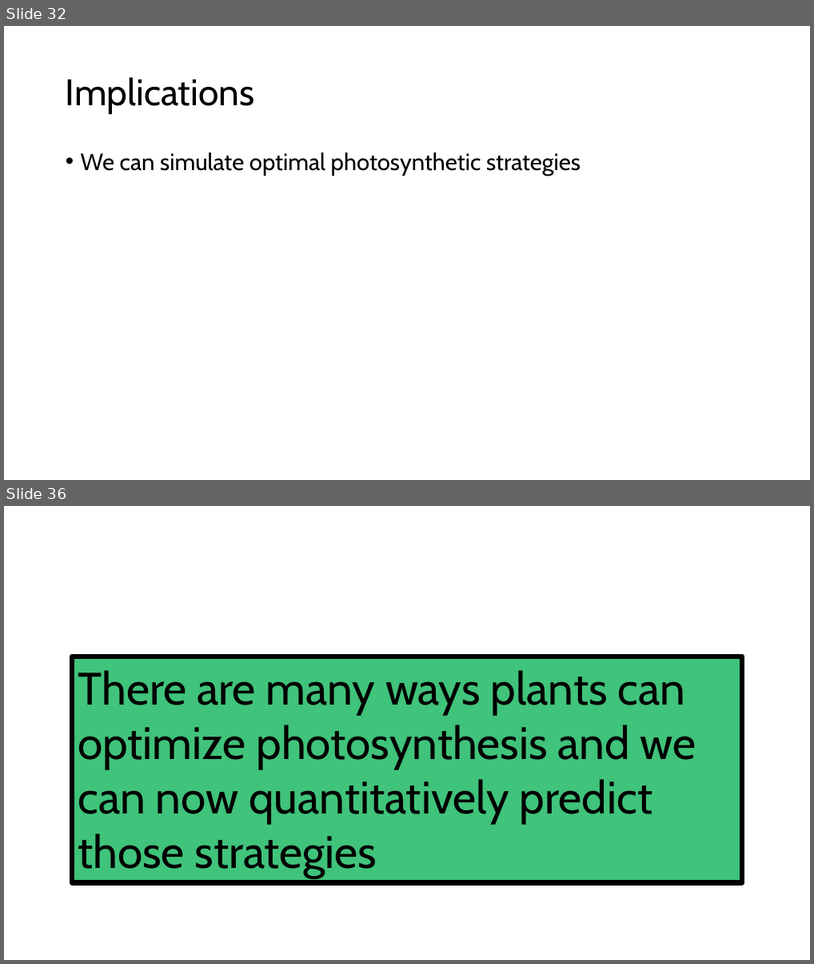
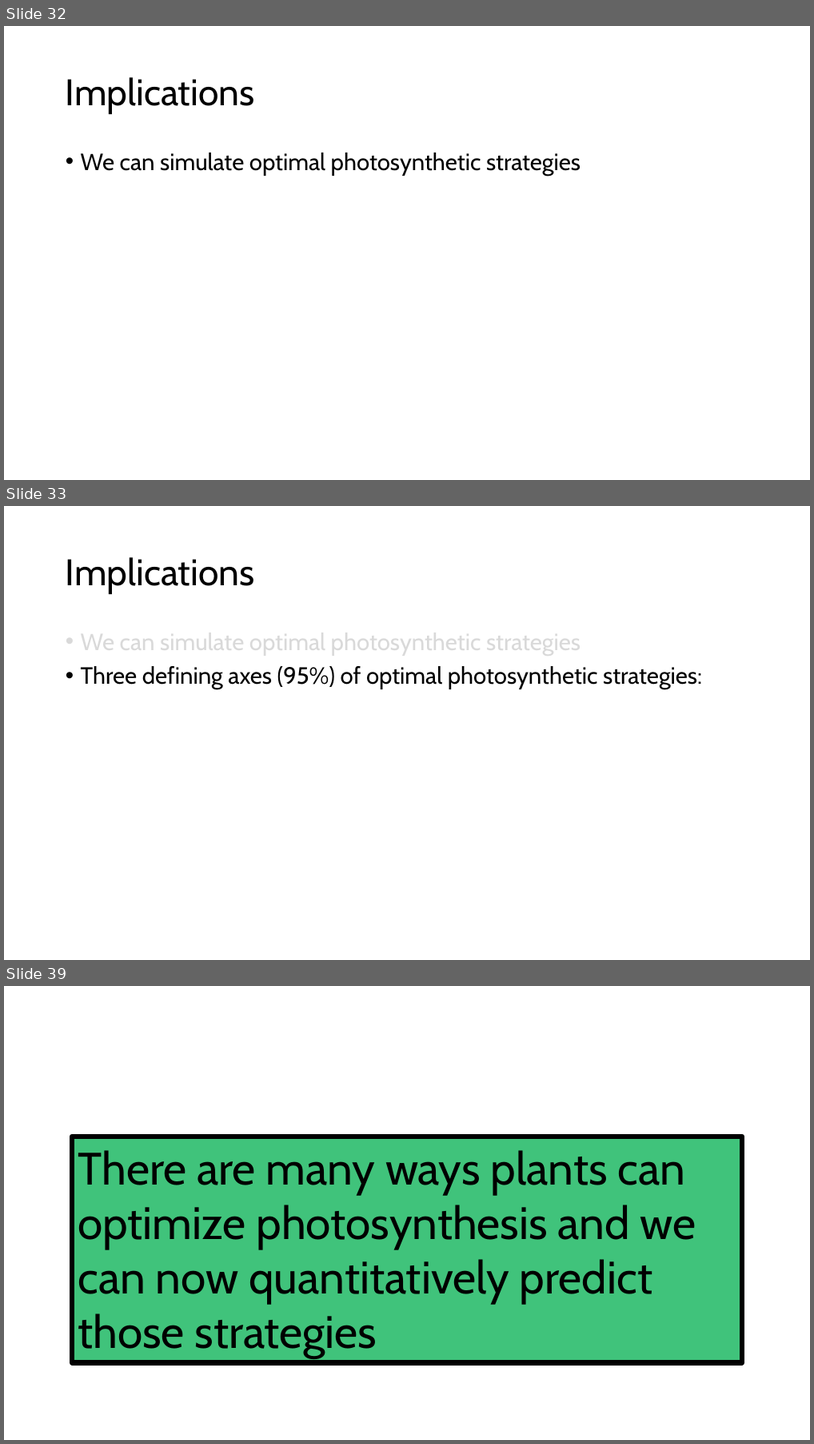
Before and after one commit to SmithEcophysLab/esa_2026, a slide deck: src/esa2026_optphoto_smith.pptx. Shown one above the other, each under a label of ours: slides 32 and 36 before the commit, slides 32, 33 and 39 after it; the slides between them are not shown. The pictures are 814x964 and 814x1444 pixels, drawn with LibreOffice and Linux fonts; fonts in the diff are those of the drawing. Boxes give left, top, right and bottom in pixels: in the first picture for what was removed or moved away, otherwise in the second. Text is boxed around its words. In the diff, an @@ line names an element or a change of style, - is before the commit and + after.

```diff
--- a/src/esa2026_optphoto_smith.pptx
+++ b/src/esa2026_optphoto_smith.pptx
@@ slide 33 added at [4,506,810,960], background #FFFFFF @@
@@ title added at [66,557,255,594], 44 pt, text #000000 @@
+Implications
@@ text added at [81,628,702,689], 28 pt, text #000000 @@
+• We can simulate optimal photosynthetic strategies
+• Three defining axes (95%) of optimal photosynthetic strategies:
@@ what was slide 36 is now slide 39 @@
```
Also in this commit, not shown: 6 slides changed, 2 other slides added, 1 other file.
